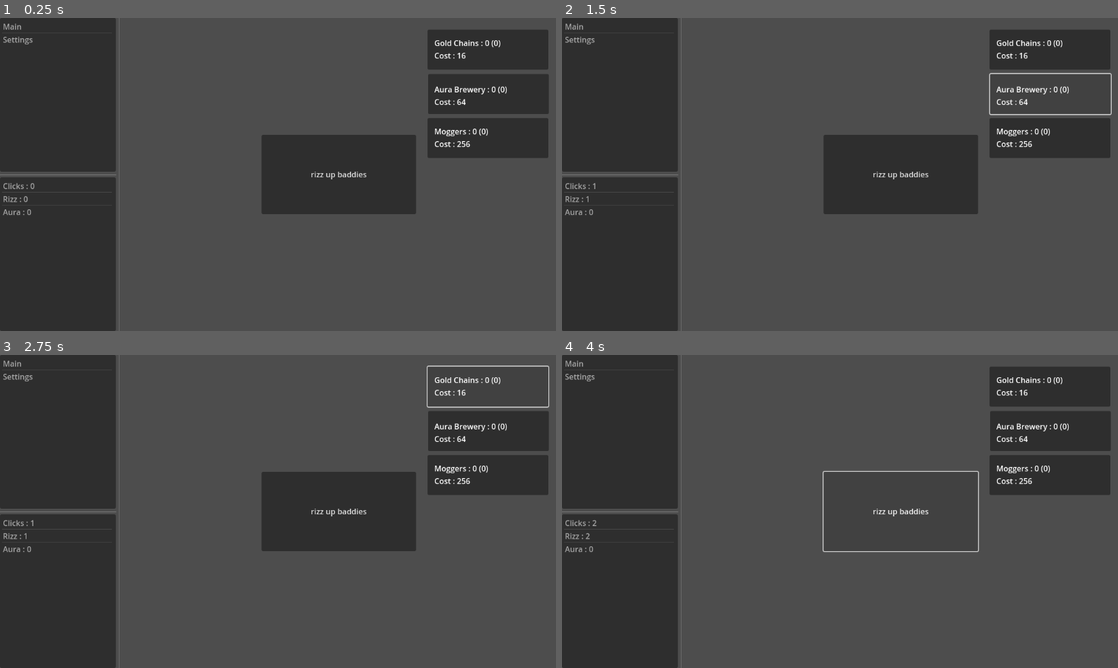
Above: before the commit, frames 1-4 (two rows, left to right).
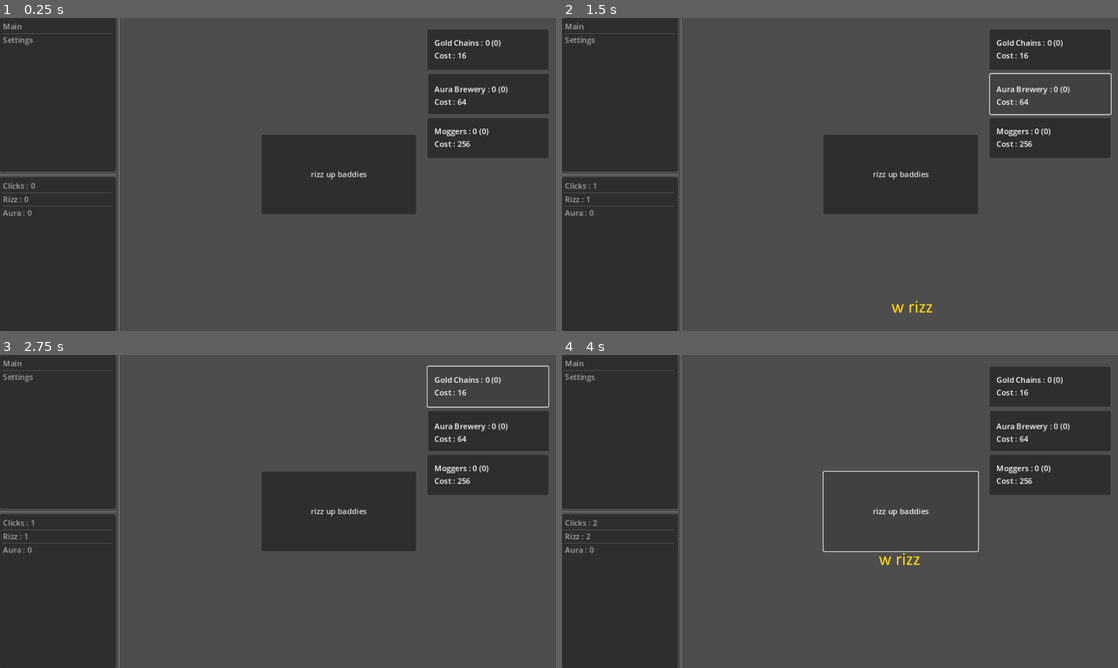
Above: after the commit, the same moments.

Repository: BlueDinoKing/sigmaclicker
Game: Godot game, scene res://scenes/ui.tscn
Same seed, same stepped clock (60 frames per second), same inputs: the game is played once before the commit and once after it.
Inputs:
- Up to frame 1 (0.25 s): no input
- Up to frame 2 (1.5 s): click "rizz up baddies" at 0.5 s; click "Aura Brewery : 0 (0) Cost : 64" at 1.25 s
- Up to frame 3 (2.75 s): click "Gold Chains : 0 (0) Cost : 16" at 2 s
- Up to frame 4 (4 s): click "Moggers : 0 (0) Cost : 256" at 2.75 s; click "rizz up baddies" at 3.5 s

The runs differ from the first frame. In frame 1, 0.9% of the frame differs, in the area x 0-92%, y 1-64%; in frame 2, 0.9%; in frame 3, 0.8%; in frame 4, 1.0%, in the area x 0-92%, y 1-68%.

Commit message:
fixed viewport

Diff:
--- a/project.godot
+++ b/project.godot
@@ -21,7 +21,7 @@
 
 [display]
 
-window/stretch/mode="viewport"
+window/stretch/mode="canvas_items"
 window/stretch/aspect="expand"
 
 [file_customization]
--- a/scripts/clicker.gd
+++ b/scripts/clicker.gd
@@ -4,10 +4,19 @@
 # Exports
 @export var label: Label
 @export var button: Button
-@export var upgradesMenu: OptionButton
 @export var view: userInterface.Views
 @export var user_interface: userInterface
 @export var user_interface_path : NodePath
+@export var particles : GPUParticles2D
+
+func emit_one_particle():
+	# Ensure the particles are initially not emitting
+	particles.emitting = false
+	# Briefly start emitting
+	particles.emitting = true
+	# Set a timer to stop emitting after a short delay
+	await get_tree().create_timer(0.1).timeout
+	particles.emitting = false
 
 func _on_navigation_request(requestedView: userInterface.Views) -> void:
 	if requestedView == view:
@@ -21,6 +30,7 @@
 		user_interface.navigation_requested.connect(_on_navigation_request)
 
 func rizzupbaddies(input) -> void:
+	emit_one_particle()
 	GameInstance.data.rizz += floor(GameInstance.data.addedRizz * input)
 
 
Not shown, changed: docs/index.html
Not shown, changed: docs/index.pck
